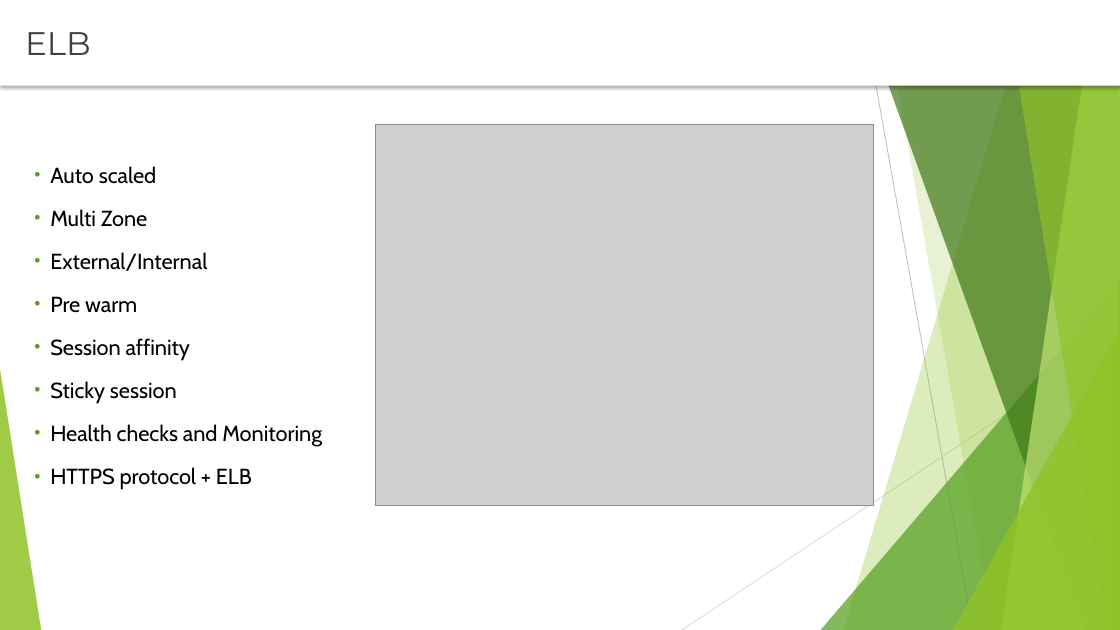
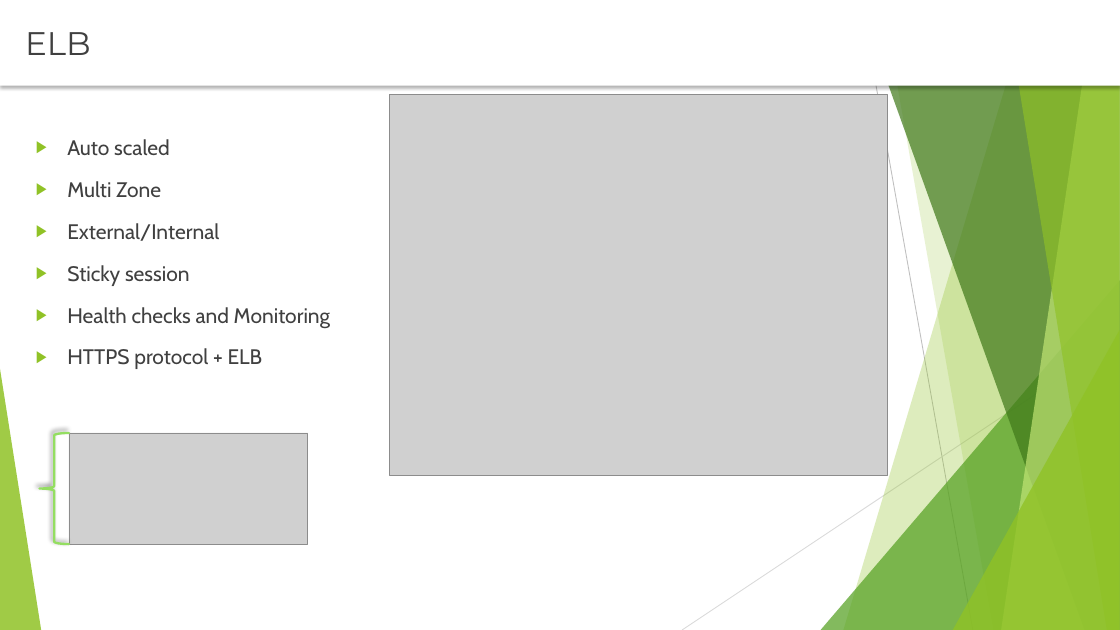
Before and after one commit to rusergei2010/AWSCourse2019, a slide deck: slide 4 of Lecture_3_Auto_Scaling/auto_scale.pptx (slide 3 before the commit). Drawn at 1120x630 pixels with LibreOffice and Linux fonts; fonts in the diff are those of the drawing; grey boxes stand for pictures. Boxes give left, top, right and bottom in pixels: in the first picture for what was removed or moved away, otherwise in the second. Text is boxed around its words. In the diff, an @@ line names an element or a change of style, - is before the commit and + after.

```diff
--- a/Lecture_3_Auto_Scaling/auto_scale.pptx
+++ b/Lecture_3_Auto_Scaling/auto_scale.pptx
@@ picture: place and size @@
-picture at <box>376,125,874,506</box>
+picture at <box>390,95,888,476</box>
@@ text "Auto scaled": place and size @@
-text "Auto scaled" at <box>50,166,322,490</box>
+text "Auto scaled" at <box>67,139,330,369</box>
@@ text "Auto scaled" at <box>67,139,330,369</box>: size 18.7 to 18 pt, text colour #000000 to #404040; bullet • to ▶; bullet colour #54A021 to #90C226 @@
@@ text at <box>50,296,190,361</box>: paragraphs removed @@
-• Pre warm
-• Session affinity
@@ left brace added at <box>39,433,69,544</box>, outline #94DE61 2 pt @@
@@ picture added at <box>69,433,308,544</box> @@
```
Also in this commit, not shown: 3 other slides changed, 2 slides added, 28 other files.
